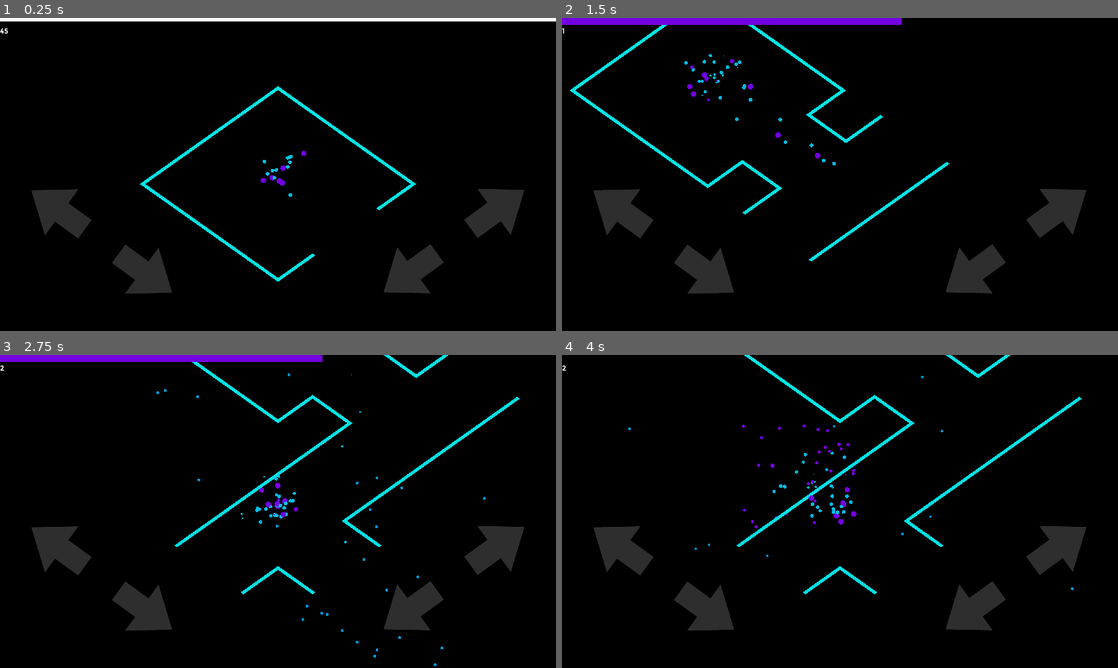
Above: before the commit, frames 1-4 (two rows, left to right).
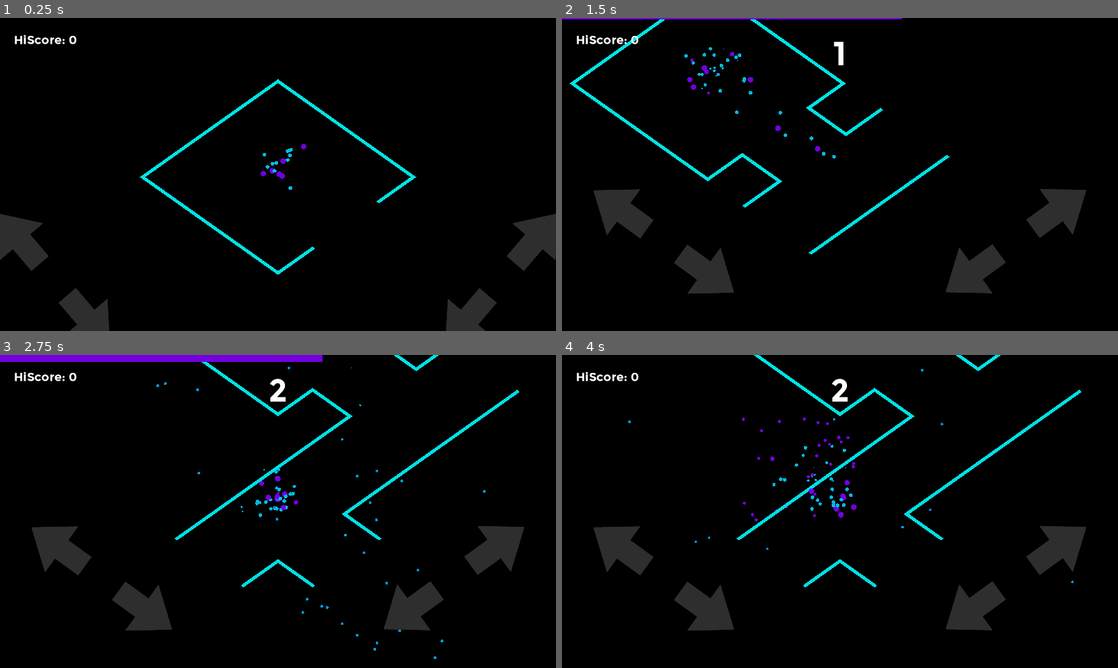
Above: after the commit, the same moments.

Repository: Pomoc48/iso-game
Game: Godot game, scene res://scenes/Level.tscn
Same seed, same stepped clock (60 frames per second), same inputs: the game is played once before the commit and once after it.
Inputs (mouse positions are in pixels of both pictures, inside the frame that each line leads up to):
- Up to frame 1 (0.25 s): no input
- Up to frame 2 (1.5 s): click (617, 208) at 0.5 s; click (706, 274) at 1.25 s
- Up to frame 3 (2.75 s): click (411, 611) at 2 s
- Up to frame 4 (4 s): click (1062, 549) at 2.75 s; click (617, 545) at 3.5 s

The runs differ from the first frame. In frame 1, 11% of the frame differs, in the area x 0-100%, y 0-100%; in frame 2, 4.8%; in frame 3, 3.8%; in frame 4, 3.9%.

Commit message:
Fix score increase animation

Diff:
--- a/scenes/Level.tscn
+++ b/scenes/Level.tscn
@@ -28,6 +28,129 @@
 cache/0/16/0/underline_thickness = 0.0
 cache/0/16/0/scale = 1.0
 cache/0/16/0/kerning_overrides/16/0 = Vector2(0, 0)
+cache/0/16/0/kerning_overrides/28/0 = Vector2(0, 0)
+cache/0/16/0/kerning_overrides/23/0 = Vector2(0, 0)
+cache/0/16/0/kerning_overrides/32/0 = Vector2(0, 0)
+cache/0/16/0/kerning_overrides/48/0 = Vector2(0, 0)
+cache/0/16/0/kerning_overrides/56/0 = Vector2(0, 0)
+cache/0/16/0/kerning_overrides/64/0 = Vector2(0, 0)
+cache/0/16/0/kerning_overrides/86/0 = Vector2(0, 0)
+cache/0/16/0/kerning_overrides/72/0 = Vector2(0, 0)
+cache/0/28/0/ascent = 0.0
+cache/0/28/0/descent = 0.0
+cache/0/28/0/underline_position = 0.0
+cache/0/28/0/underline_thickness = 0.0
+cache/0/28/0/scale = 1.0
+cache/0/28/0/kerning_overrides/16/0 = Vector2(0, 0)
+cache/0/28/0/kerning_overrides/28/0 = Vector2(0, 0)
+cache/0/28/0/kerning_overrides/23/0 = Vector2(0, 0)
+cache/0/28/0/kerning_overrides/32/0 = Vector2(0, 0)
+cache/0/28/0/kerning_overrides/48/0 = Vector2(0, 0)
+cache/0/28/0/kerning_overrides/56/0 = Vector2(0, 0)
+cache/0/28/0/kerning_overrides/64/0 = Vector2(0, 0)
+cache/0/28/0/kerning_overrides/86/0 = Vector2(0, 0)
+cache/0/28/0/kerning_overrides/72/0 = Vector2(0, 0)
+cache/0/23/0/ascent = 0.0
+cache/0/23/0/descent = 0.0
+cache/0/23/0/underline_position = 0.0
+cache/0/23/0/underline_thickness = 0.0
+cache/0/23/0/scale = 1.0
+cache/0/23/0/kerning_overrides/16/0 = Vector2(0, 0)
+cache/0/23/0/kerning_overrides/28/0 = Vector2(0, 0)
+cache/0/23/0/kerning_overrides/23/0 = Vector2(0, 0)
+cache/0/23/0/kerning_overrides/32/0 = Vector2(0, 0)
+cache/0/23/0/kerning_overrides/48/0 = Vector2(0, 0)
+cache/0/23/0/kerning_overrides/56/0 = Vector2(0, 0)
+cache/0/23/0/kerning_overrides/64/0 = Vector2(0, 0)
+cache/0/23/0/kerning_overrides/86/0 = Vector2(0, 0)
+cache/0/23/0/kerning_overrides/72/0 = Vector2(0, 0)
+cache/0/32/0/ascent = 0.0
+cache/0/32/0/descent = 0.0
+cache/0/32/0/underline_position = 0.0
+cache/0/32/0/underline_thickness = 0.0
+cache/0/32/0/scale = 1.0
+cache/0/32/0/kerning_overrides/16/0 = Vector2(0, 0)
+cache/0/32/0/kerning_overrides/28/0 = Vector2(0, 0)
+cache/0/32/0/kerning_overrides/23/0 = Vector2(0, 0)
+cache/0/32/0/kerning_overrides/32/0 = Vector2(0, 0)
+cache/0/32/0/kerning_overrides/48/0 = Vector2(0, 0)
+cache/0/32/0/kerning_overrides/56/0 = Vector2(0, 0)
+cache/0/32/0/kerning_overrides/64/0 = Vector2(0, 0)
+cache/0/32/0/kerning_overrides/86/0 = Vector2(0, 0)
+cache/0/32/0/kerning_overrides/72/0 = Vector2(0, 0)
+cache/0/48/0/ascent = 0.0
+cache/0/48/0/descent = 0.0
+cache/0/48/0/underline_position = 0.0
+cache/0/48/0/underline_thickness = 0.0
+cache/0/48/0/scale = 1.0
+cache/0/48/0/kerning_overrides/16/0 = Vector2(0, 0)
+cache/0/48/0/kerning_overrides/28/0 = Vector2(0, 0)
+cache/0/48/0/kerning_overrides/23/0 = Vector2(0, 0)
+cache/0/48/0/kerning_overrides/32/0 = Vector2(0, 0)
+cache/0/48/0/kerning_overrides/48/0 = Vector2(0, 0)
+cache/0/48/0/kerning_overrides/56/0 = Vector2(0, 0)
+cache/0/48/0/kerning_overrides/64/0 = Vector2(0, 0)
+cache/0/48/0/kerning_overrides/86/0 = Vector2(0, 0)
+cache/0/48/0/kerning_overrides/72/0 = Vector2(0, 0)
+cache/0/56/0/ascent = 0.0
+cache/0/56/0/descent = 0.0
+cache/0/56/0/underline_position = 0.0
+cache/0/56/0/underline_thickness = 0.0
+cache/0/56/0/scale = 1.0
+cache/0/56/0/kerning_overrides/16/0 = Vector2(0, 0)
+cache/0/56/0/kerning_overrides/28/0 = Vector2(0, 0)
+cache/0/56/0/kerning_overrides/23/0 = Vector2(0, 0)
+cache/0/56/0/kerning_overrides/32/0 = Vector2(0, 0)
+cache/0/56/0/kerning_overrides/48/0 = Vector2(0, 0)
+cache/0/56/0/kerning_overrides/56/0 = Vector2(0, 0)
+cache/0/56/0/kerning_overrides/64/0 = Vector2(0, 0)
+cache/0/56/0/kerning_overrides/86/0 = Vector2(0, 0)
+cache/0/56/0/kerning_overrides/72/0 = Vector2(0, 0)
+cache/0/64/0/ascent = 0.0
+cache/0/64/0/descent = 0.0
+cache/0/64/0/underline_position = 0.0
+cache/0/64/0/underline_thickness = 0.0
+cache/0/64/0/scale = 1.0
+cache/0/64/0/kerning_overrides/16/0 = Vector2(0, 0)
+cache/0/64/0/kerning_overrides/28/0 = Vector2(0, 0)
+cache/0/64/0/kerning_overrides/23/0 = Vector2(0, 0)
+cache/0/64/0/kerning_overrides/32/0 = Vector2(0, 0)
+cache/0/64/0/kerning_overrides/48/0 = Vector2(0, 0)
+cache/0/64/0/kerning_overrides/56/0 = Vector2(0, 0)
+cache/0/64/0/kerning_overrides/64/0 = Vector2(0, 0)
+cache/0/64/0/kerning_overrides/86/0 = Vector2(0, 0)
+cache/0/64/0/kerning_overrides/72/0 = Vector2(0, 0)
+cache/0/86/0/ascent = 0.0
+cache/0/86/0/descent = 0.0
+cache/0/86/0/underline_position = 0.0
+cache/0/86/0/underline_thickness = 0.0
+cache/0/86/0/scale = 1.0
+cache/0/86/0/kerning_overrides/16/0 = Vector2(0, 0)
+cache/0/86/0/kerning_overrides/28/0 = Vector2(0, 0)
+cache/0/86/0/kerning_overrides/23/0 = Vector2(0, 0)
+cache/0/86/0/kerning_overrides/32/0 = Vector2(0, 0)
+cache/0/86/0/kerning_overrides/48/0 = Vector2(0, 0)
+cache/0/86/0/kerning_overrides/56/0 = Vector2(0, 0)
+cache/0/86/0/kerning_overrides/64/0 = Vector2(0, 0)
+cache/0/86/0/kerning_overrides/86/0 = Vector2(0, 0)
+cache/0/86/0/kerning_overrides/72/0 = Vector2(0, 0)
+cache/0/72/0/ascent = 0.0
+cache/0/72/0/descent = 0.0
+cache/0/72/0/underline_position = 0.0
+cache/0/72/0/underline_thickness = 0.0
+cache/0/72/0/scale = 1.0
+cache/0/72/0/kerning_overrides/16/0 = Vector2(0, 0)
+cache/0/72/0/kerning_overrides/28/0 = Vector2(0, 0)
+cache/0/72/0/kerning_overrides/23/0 = Vector2(0, 0)
+cache/0/72/0/kerning_overrides/32/0 = Vector2(0, 0)
+cache/0/72/0/kerning_overrides/48/0 = Vector2(0, 0)
+cache/0/72/0/kerning_overrides/56/0 = Vector2(0, 0)
+cache/0/72/0/kerning_overrides/64/0 = Vector2(0, 0)
+cache/0/72/0/kerning_overrides/86/0 = Vector2(0, 0)
+cache/0/72/0/kerning_overrides/72/0 = Vector2(0, 0)
+
+[sub_resource type="LabelSettings" id="LabelSettings_fpqne"]
+font_size = 72
 
 [sub_resource type="FontFile" id="34"]
 fallbacks = Array[Font]([ExtResource("18")])
@@ -40,6 +163,27 @@
 cache/0/16/0/underline_thickness = 0.0
 cache/0/16/0/scale = 1.0
 cache/0/16/0/kerning_overrides/16/0 = Vector2(0, 0)
+cache/0/16/0/kerning_overrides/24/0 = Vector2(0, 0)
+cache/0/16/0/kerning_overrides/28/0 = Vector2(0, 0)
+cache/0/24/0/ascent = 0.0
+cache/0/24/0/descent = 0.0
+cache/0/24/0/underline_position = 0.0
+cache/0/24/0/underline_thickness = 0.0
+cache/0/24/0/scale = 1.0
+cache/0/24/0/kerning_overrides/16/0 = Vector2(0, 0)
+cache/0/24/0/kerning_overrides/24/0 = Vector2(0, 0)
+cache/0/24/0/kerning_overrides/28/0 = Vector2(0, 0)
+cache/0/28/0/ascent = 0.0
+cache/0/28/0/descent = 0.0
+cache/0/28/0/underline_position = 0.0
+cache/0/28/0/underline_thickness = 0.0
+cache/0/28/0/scale = 1.0
+cache/0/28/0/kerning_overrides/16/0 = Vector2(0, 0)
+cache/0/28/0/kerning_overrides/24/0 = Vector2(0, 0)
+cache/0/28/0/kerning_overrides/28/0 = Vector2(0, 0)
+
+[sub_resource type="LabelSettings" id="LabelSettings_h75dv"]
+font_size = 28
 
 [sub_resource type="SphereMesh" id="48"]
 material = ExtResource("3")
@@ -82,6 +226,39 @@
 "bounce3": ExtResource("14_a52y5")
 }
 
+[sub_resource type="Animation" id="Animation_17e5o"]
+resource_name = "start"
+length = 0.5
+tracks/0/type = "value"
+tracks/0/imported = false
+tracks/0/enabled = true
+tracks/0/path = NodePath("Interface/Main/Left:rotation")
+tracks/0/interp = 1
+tracks/0/loop_wrap = true
+tracks/0/keys = {
+"times": PackedFloat32Array(0, 0.5),
+"transitions": PackedFloat32Array(0.5, 1),
+"update": 0,
+"values": [1.5708, 0.628319]
+}
+tracks/1/type = "value"
+tracks/1/imported = false
+tracks/1/enabled = true
+tracks/1/path = NodePath("Interface/Main/Right:rotation")
+tracks/1/interp = 1
+tracks/1/loop_wrap = true
+tracks/1/keys = {
+"times": PackedFloat32Array(0, 0.5),
+"transitions": PackedFloat32Array(0.5, 1),
+"update": 0,
+"values": [-1.5708, -0.628319]
+}
+
+[sub_resource type="AnimationLibrary" id="AnimationLibrary_h2aik"]
+_data = {
+"start": SubResource("Animation_17e5o")
+}
+
 [node name="Level" type="Node3D"]
 script = ExtResource("7")
 
@@ -107,7 +284,7 @@
 offset_top = -630.0
 offset_right = 890.0
 offset_bottom = -380.0
-rotation = 0.628319
+rotation = 1.5708
 scale = Vector2(0.75, 0.75)
 pivot_offset = Vector2(-500, 0)
 
@@ -144,7 +321,7 @@
 offset_top = -626.0
 offset_right = -307.0
 offset_bottom = -376.0
-rotation = -0.628319
+rotation = -1.5708
 scale = Vector2(0.75, 0.75)
 pivot_offset = Vector2(1080, 0)
 
@@ -175,34 +352,39 @@
 clip_contents = true
 anchors_preset = 0
 anchor_right = 1.0
-offset_bottom = 8.0
+offset_top = -16.0
 
 [node name="Bar" type="ColorRect" parent="Interface/Main/Health"]
 clip_contents = true
 layout_mode = 0
 anchor_right = 1.0
 anchor_bottom = 1.0
+color = Color(0, 0.878431, 0.878431, 1)
 
 [node name="Score" type="Label" parent="Interface/Main"]
 layout_mode = 1
-anchors_preset = -1
-anchor_right = 1.0
-anchor_bottom = 0.178
-offset_top = 20.0
-offset_right = -10.0
-offset_bottom = 64.88
+anchors_preset = 5
+anchor_left = 0.5
+anchor_right = 0.5
+offset_left = -100.0
+offset_top = 32.0
+offset_right = 100.0
+offset_bottom = 132.0
+grow_horizontal = 2
 theme_override_fonts/font = SubResource("5")
-text = "45"
+label_settings = SubResource("LabelSettings_fpqne")
+horizontal_alignment = 1
+vertical_alignment = 1
 
 [node name="HighScore" type="Label" parent="Interface/Main"]
-layout_mode = 0
-anchor_right = 1.0
-offset_left = 748.0
-offset_top = -64.0
-offset_right = -32.0
-offset_bottom = -4.0
+layout_mode = 1
+offset_left = 32.0
+offset_top = 32.0
+offset_right = 205.0
+offset_bottom = 71.0
 theme_override_fonts/font = SubResource("34")
 text = "HiScore: 120"
+label_settings = SubResource("LabelSettings_h75dv")
 
 [node name="Platforms" type="Node3D" parent="."]
 script = ExtResource("5")
@@ -274,7 +456,7 @@
 scale_amount_curve = SubResource("54")
 
 [node name="Camera3D" type="Camera3D" parent="Player"]
-transform = Transform3D(0.353553, 0.25, -0.25, 0, 0.353553, 0.353554, 0.353553, -0.25, 0.25, -8, 11, 8)
+transform = Transform3D(0.353553, 0.25, -0.25, 0, 0.353553, 0.353554, 0.353553, -0.25, 0.25, -8, 10.5, 8)
 projection = 1
 current = true
 fov = 65.0
@@ -293,6 +475,12 @@
 [node name="Decorations" type="Node3D" parent="."]
 script = ExtResource("6")
 
+[node name="TransitionPlayer" type="AnimationPlayer" parent="."]
+autoplay = "start"
+libraries = {
+"": SubResource("AnimationLibrary_h2aik")
+}
+
 [connection signal="button_down" from="Interface/Main/Left/Left" to="Interface" method="_on_left_button_down"]
 [connection signal="button_down" from="Interface/Main/Left/Right" to="Interface" method="_on_right_button_down"]
 [connection signal="button_down" from="Interface/Main/Right/Down" to="Interface" method="_on_down_button_down"]
--- a/scripts/Interface.gd
+++ b/scripts/Interface.gd
@@ -23,6 +23,7 @@
 	_health_bar_cr = get_node("Main/Health/Bar")
 
 	_get_screen_size()
+	update_healthbar_color()
 
 
 func calculate_healthbar():
@@ -35,24 +36,29 @@
 	_health_bar.set_size(new_position, false)
 
 
-func calculate_perspective_bar(frames: float):
-	# Game physics runs 60f/s, 5s is 300f
-	frames /= -Globals.FIVE_SEC_IN_FRAMES
-	frames += 1
+func update_score():
+	var tween = self.create_tween()
+	var speed = Globals.animation_speed / 2
+	# tween.set_trans(Tween.TRANS_EXPO)
 
-	var new_size: float = _screen_size * frames
-	var new_position = Vector2(new_size, 16)
-
-	_health_bar.set_size(new_position, false)
-
-
-func update_score():
+	tween.tween_property(_score_label, "label_settings:font_size", 86, speed)
 	_score_label.text = str(Globals.session_score)
+	tween.tween_property(_score_label, "label_settings:font_size", 72, speed)
 
 
 func update_healthbar_color():
 	var hue = Globals.get_emission_material(0.25)
 	_health_bar_cr.color = hue.emission
+
+
+func show_healthbar():
+	var tween = self.create_tween()
+	tween.set_trans(Tween.TRANS_EXPO)
+	tween.tween_property(_health_bar, "position:y", 0, 0.5)
+
+
+func hide_healthbar():
+	_health_bar.position.y = -16
 
 
 func _get_screen_size():
--- a/scripts/Level.gd
+++ b/scripts/Level.gd
@@ -102,6 +102,7 @@
 
 	if Globals.first_move:
 		Globals.first_move = false
+		_interface.show_healthbar()
 
 
 func _difficulty_increase():
Not shown: 1 places in scenes/Level.tscn that only renumber resources
